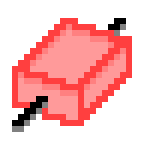
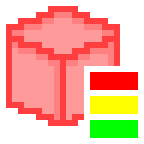
Layer changes from the first 144 x 144 image to the second:
hid group "Center Line Box" (8 layers), moved it above "Orthogonality Check" over left=6, top=6, right=132, bottom=132
added group "Orthogonality Check" (1st of 2) with 8 layers above "UV Pattern" over left=6, top=6, right=138, bottom=138
added layer "图层 39" in group "Orthogonality Check" over left=90, top=72, right=138, bottom=90
added layer "图层 38" in group "Orthogonality Check" over left=90, top=96, right=138, bottom=114
added layer "图层 37" in group "Orthogonality Check" over left=90, top=120, right=138, bottom=138
added layer "图层 42" in group "Orthogonality Check" over left=6, top=6, right=120, bottom=126
